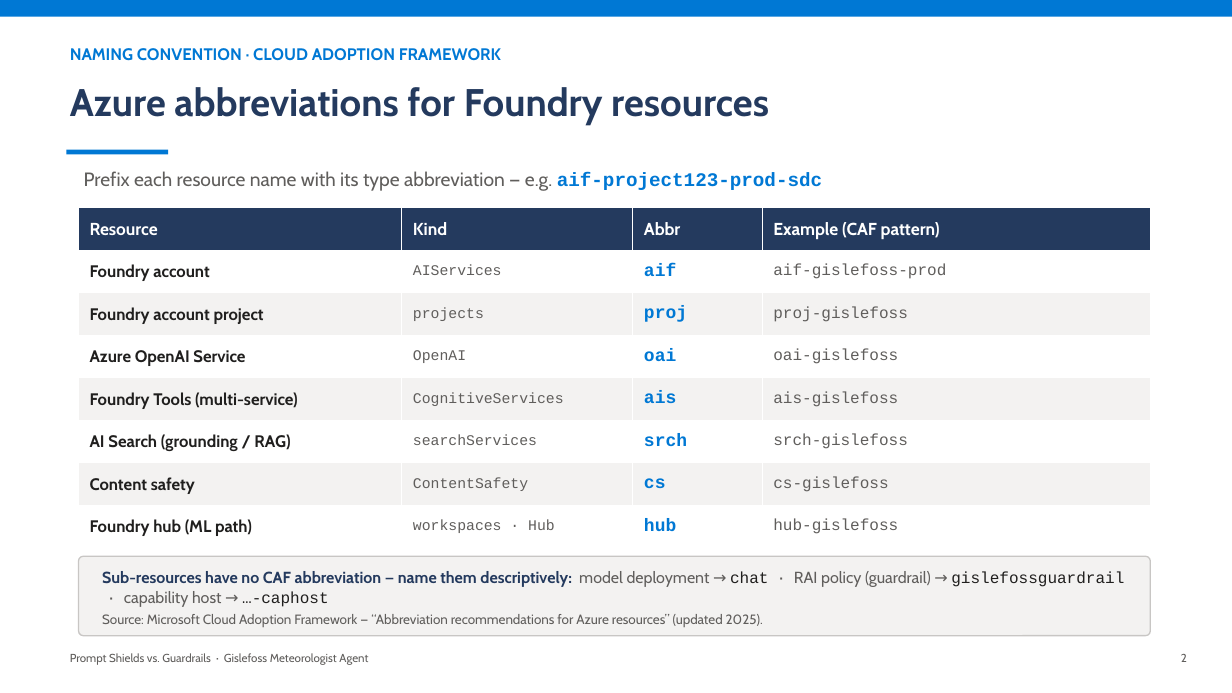
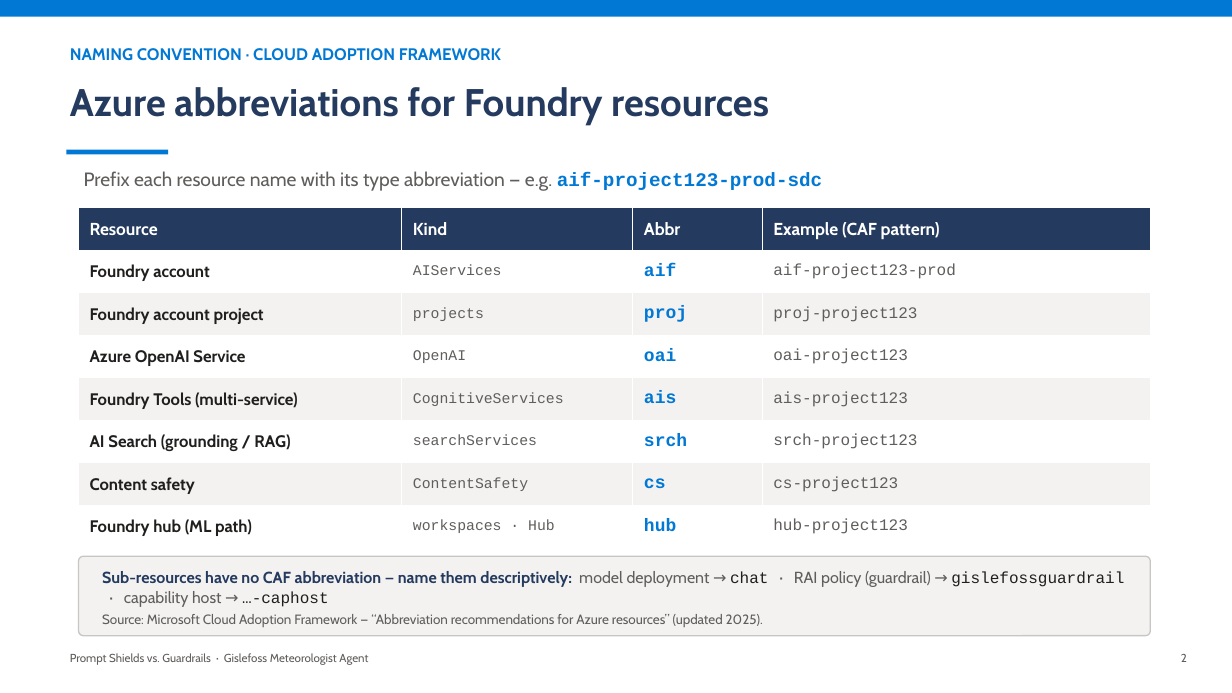
Before and after one commit to mchudinov/Gislefoss, a slide deck: slide 3 of docs/prompt-shields-vs-guardrails.pptx. Drawn at 1232x693 pixels with LibreOffice and Linux fonts; fonts in the diff are those of the drawing. Boxes give left, top, right and bottom in pixels: in the first picture for what was removed or moved away, otherwise in the second. Text is boxed around its words. In the diff, an @@ line names an element or a change of style, - is before the commit and + after.

```diff
--- a/docs/prompt-shields-vs-guardrails.pptx
+++ b/docs/prompt-shields-vs-guardrails.pptx
@@ table at [79, 208, 1151, 548] @@
-row 2, column 4: aif-gislefoss-prod
+row 2, column 4: aif-project123-prod
-row 3, column 4: proj-gislefoss
+row 3, column 4: proj-project123
-row 4, column 4: oai-gislefoss
+row 4, column 4: oai-project123
-row 5, column 4: ais-gislefoss
+row 5, column 4: ais-project123
-row 6, column 4: srch-gislefoss
+row 6, column 4: srch-project123
-row 7, column 4: cs-gislefoss
+row 7, column 4: cs-project123
-row 8, column 4: hub-gislefoss
+row 8, column 4: hub-project123
```
Also in this commit, not shown: 6 other slides changed, 1 slide removed.
